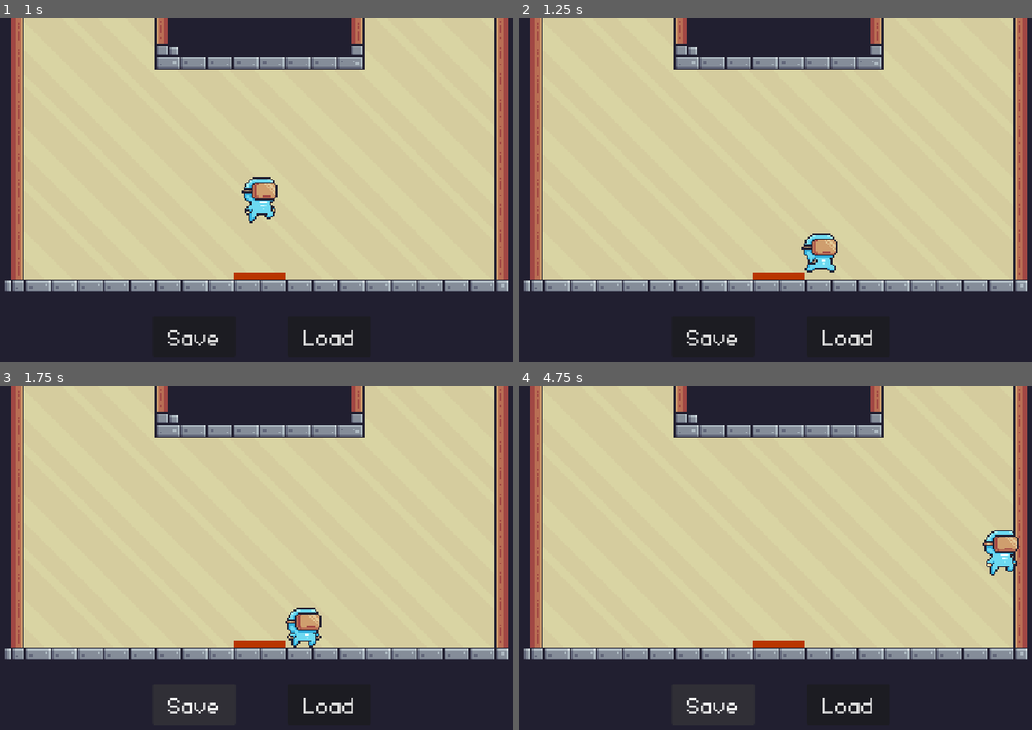
Above: before the commit, frames 1-4 (two rows, left to right).
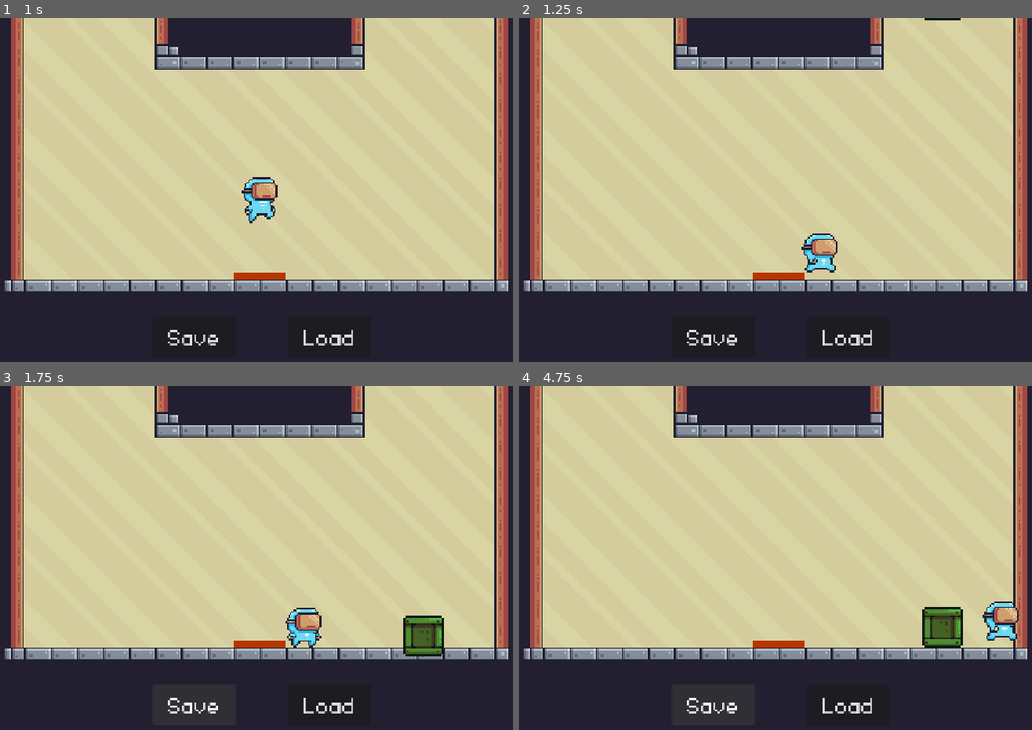
Above: after the commit, the same moments.

Repository: AbsoluteZer0527/Godot-save-system
Game: Godot game, scene res://scene.tscn
The game is run twice, just before and just after one commit, with the same random seed, the same clock (stepped at 60 frames per second) and the same inputs.
Inputs:
- Up to frame 1 (1 s): tap Enter (ui_accept) at 0.5, 0.77 s; hold Right (ui_right) from 0.53 s (still down)
- Up to frame 2 (1.25 s): keep holding Right (ui_right)
- Up to frame 3 (1.75 s): release Right (ui_right) at 1.25 s; click "Save" at 1.25 s
- Up to frame 4 (4.75 s): hold Right (ui_right) 2.03-2.78 s; tap Enter (ui_accept) at 2.27, 3.77, 4.52 s; hold Left (ui_left) 2.78-3.53 s; hold Right (ui_right) from 3.53 s (still down)

Frame 1 is identical in both runs. In frame 2, less than 0.1% of the frame differs, in the area x 79-87%, y 0-1%; in frame 3, 0.9%; in frame 4, 2.2%, in the area x 78-98%, y 41-77%.

Commit message:
small bug fix

Diff:
--- a/ResourceSaveLoad/box.tscn
+++ b/ResourceSaveLoad/box.tscn
@@ -11,7 +11,6 @@
 [node name="RigidBody2D" type="RigidBody2D" groups=["Box"]]
 physics_interpolation_mode = 1
 physics_material_override = SubResource("PhysicsMaterial_kipqc")
-freeze = true
 
 [node name="CollisionShape2D" type="CollisionShape2D" parent="."]
 shape = SubResource("RectangleShape2D_4ql1y")
